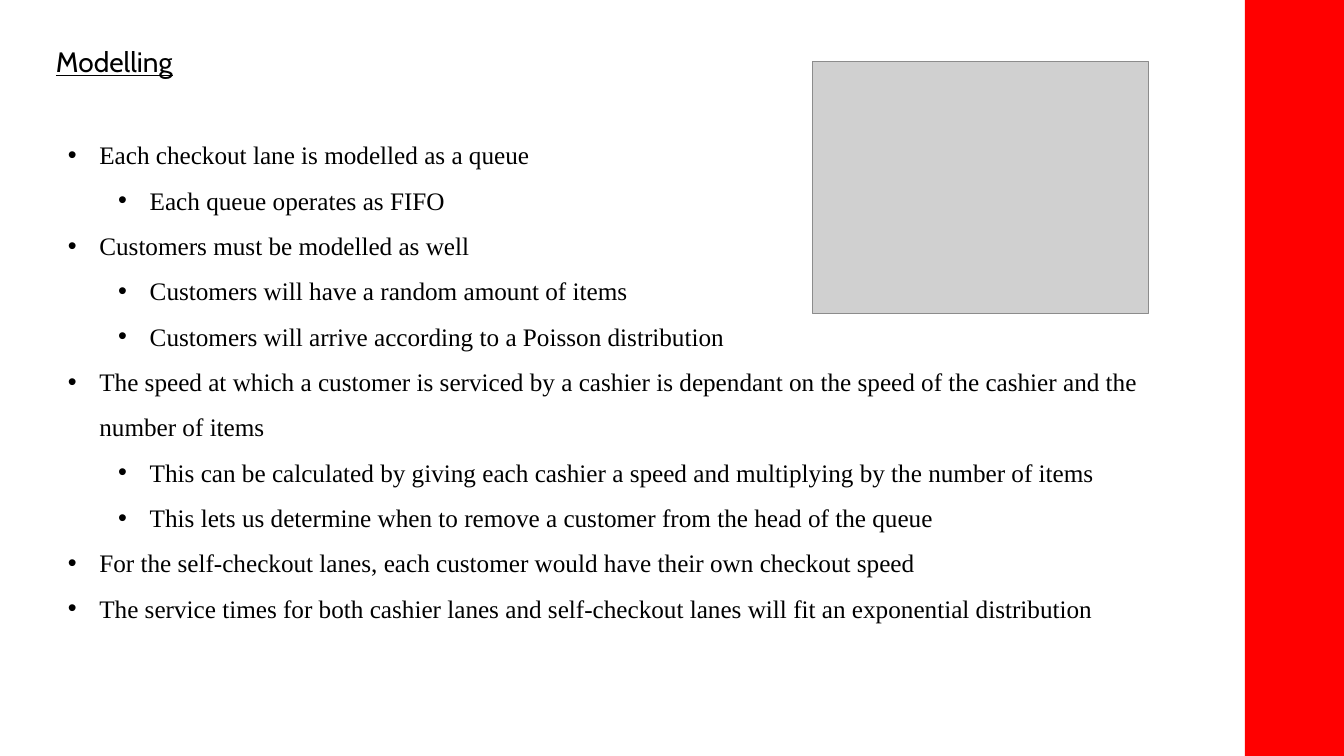
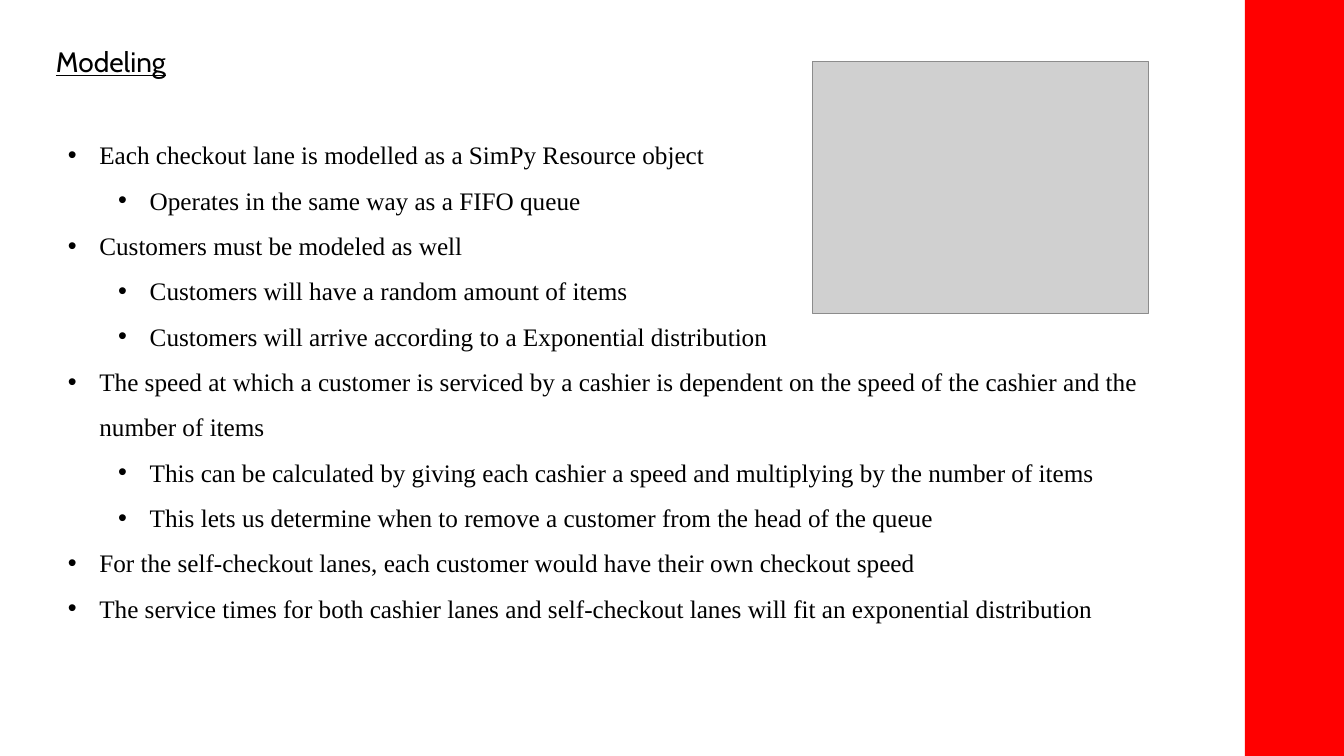
Before and after one commit to adn17/CS1538-Final-Project-Giant-Eagle, a slide deck: slide 5 of 1538_Powerpoint.pptx. Drawn at 1344x756 pixels with LibreOffice and Linux fonts; fonts in the diff are those of the drawing; grey boxes stand for pictures. Boxes give left, top, right and bottom in pixels: in the first picture for what was removed or moved away, otherwise in the second. Text is boxed around its words. In the diff, an @@ line names an element or a change of style, - is before the commit and + after.

Commit message:
Final commit for simulation itself, I think. Made a few cahnges to the powerpoint and will do results now

```diff
--- a/1538_Powerpoint.pptx
+++ b/1538_Powerpoint.pptx
@@ text at <box>56,51,166,78</box>: text changed @@
-Modelling
+Modeling
@@ text at <box>99,146,703,256</box>: text changed @@
-• Each checkout lane is modelled as a queue
-  • Each queue operates as FIFO
-• Customers must be modelled as well
+• Each checkout lane is modelled as a SimPy Resource object
+  • Operates in the same way as a FIFO queue
+• Customers must be modeled as well
@@ text at <box>99,328,1137,437</box>: text changed @@
-  • Customers will arrive according to a Poisson distribution
-• The speed at which a customer is serviced by a cashier is dependant on the speed of the cashier and the number of items
+  • Customers will arrive according to a Exponential distribution
+• The speed at which a customer is serviced by a cashier is dependent on the speed of the cashier and the number of items
```
Also in this commit, not shown: 4 other slides changed, 1 slide added, 4 other files.
